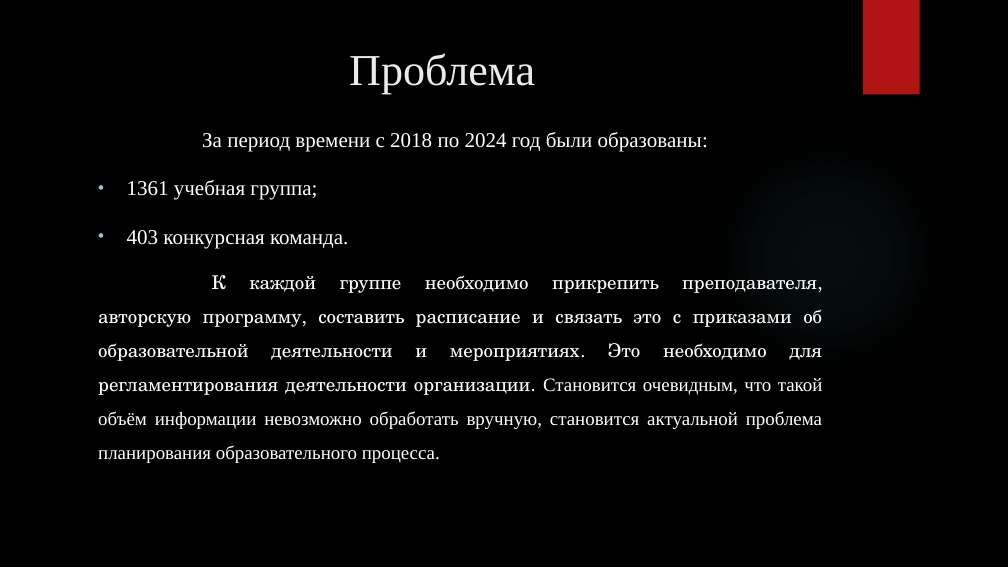
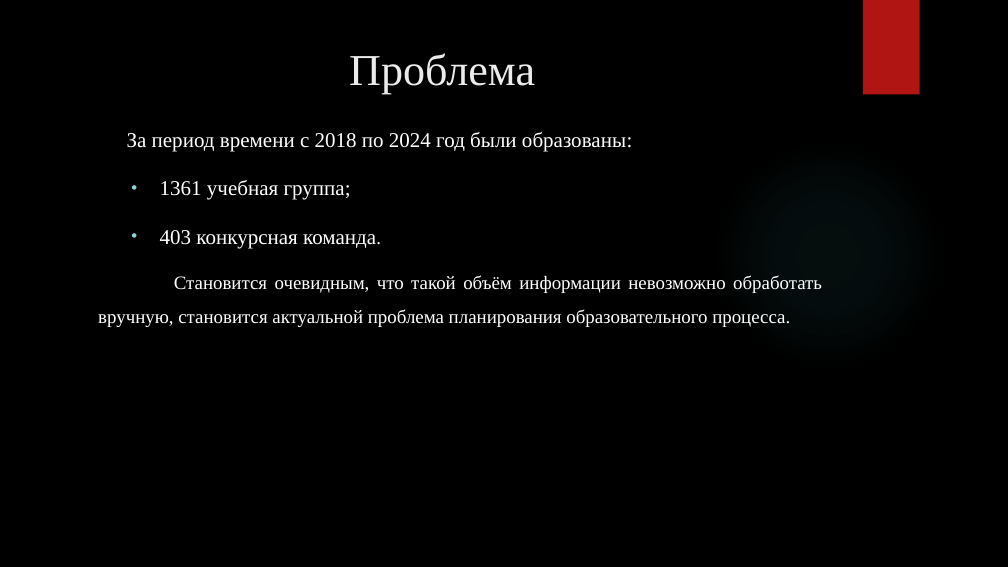
Before and after one commit to RAdKuzur/ASTU, a slide deck: slide 4 of Дипломная работа/Предзащита.pptx. Drawn at 1008x567 pixels with LibreOffice and Linux fonts; fonts in the diff are those of the drawing; background and template pictures are left out. Boxes give left, top, right and bottom in pixels: in the first picture for what was removed or moved away, otherwise in the second. Text is boxed around its words. In the diff, an @@ line names an element or a change of style, - is before the commit and + after.

```diff
--- a/Дипломная работа/Предзащита.pptx
+++ b/Дипломная работа/Предзащита.pptx
@@ text at (160, 180, 376, 248): size 20 to 18 pt in "команда."; list level 1 to 2 in "1361 учебная группа;"; list level 1 to 2 in "403 конкурсная команда." @@
@@ text at (98, 275, 822, 327): text changed; font TeX Gyre Schola to Times New Roman @@
-К каждой группе необходимо прикрепить преподавателя, авторскую программу, составить расписание и связать это с приказами об образовательной деятельности и мероприятиях. Это необходимо для регламентирования деятельности организации. Становится очевидным, что такой объём информации невозможно обработать вручную, становится актуальной проблема планирования образовательного процесса.
+Становится очевидным, что такой объём информации невозможно обработать вручную, становится актуальной проблема планирования образовательного процесса.
```
Also in this commit, not shown: 1 other slide changed, 2 slides added, 3 other files.
